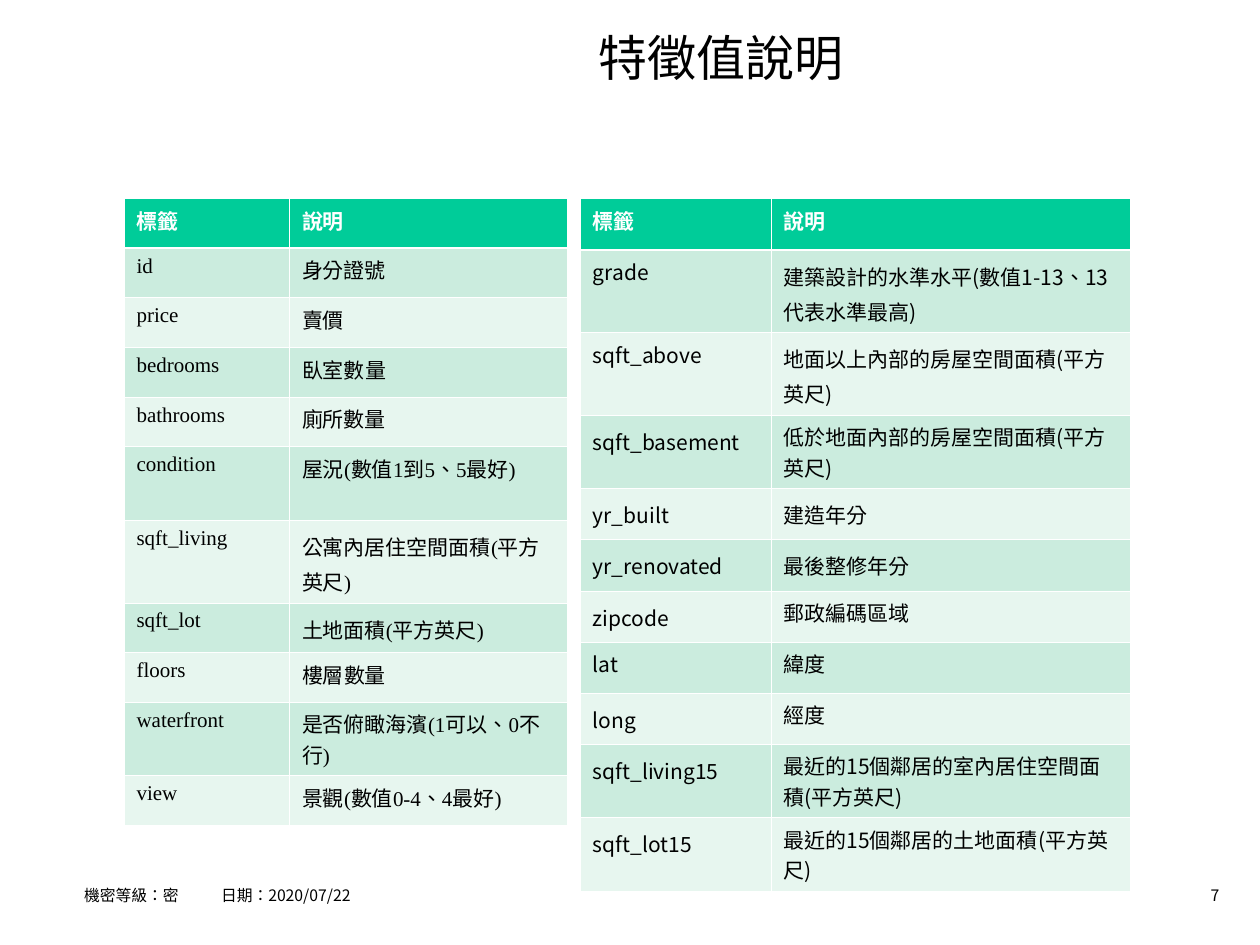
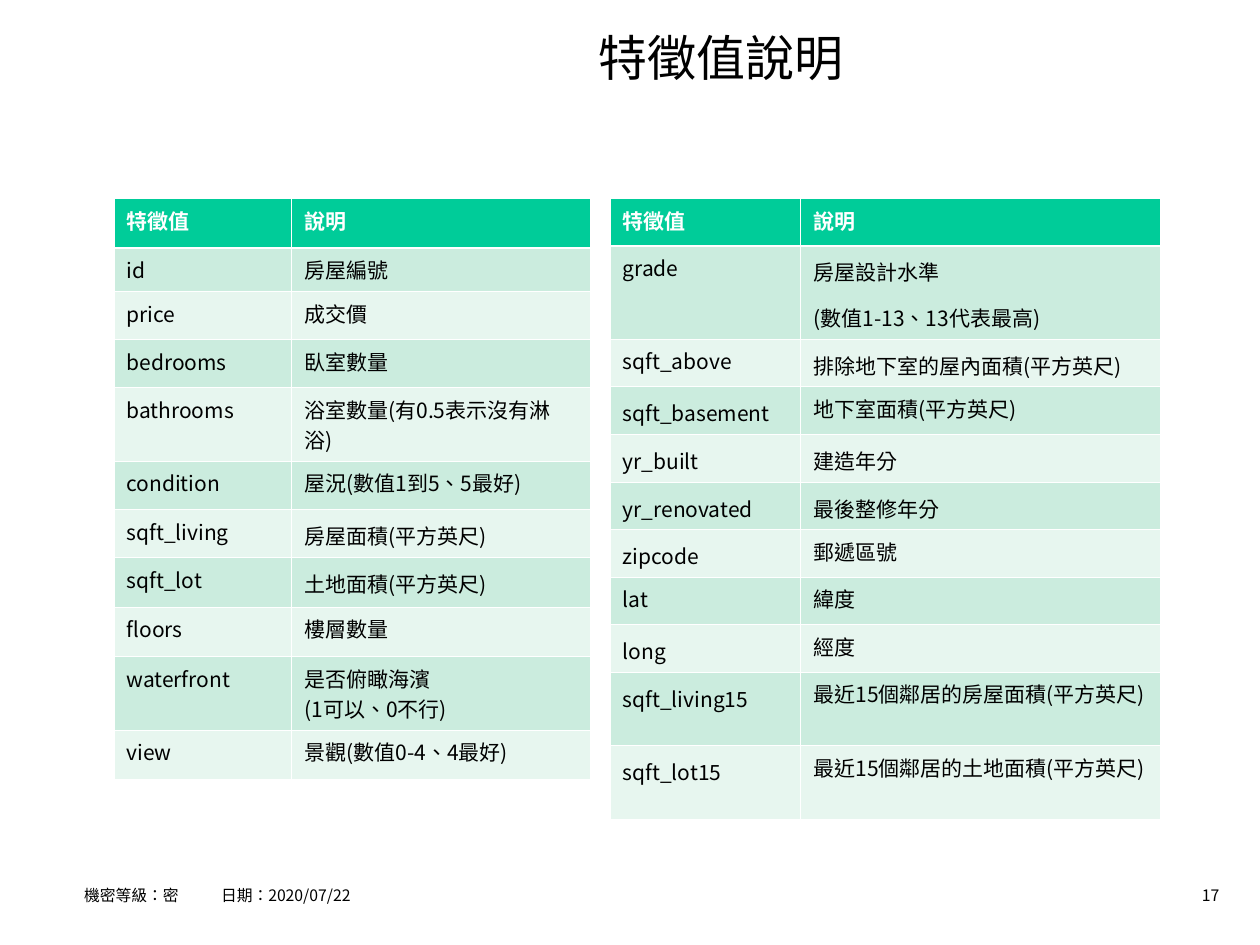
Before and after one commit to hrne/FINAL_REPORT, a slide deck: slide 17 of AI_Report/AI應用-不動產價格預測.ppt (slide 7 before the commit). Drawn at 1260x945 pixels with LibreOffice and Linux fonts; fonts in the diff are those of the drawing; background and template pictures are left out. Boxes give left, top, right and bottom in pixels: in the first picture for what was removed or moved away, otherwise in the second. Text is boxed around its words. In the diff, an @@ line names an element or a change of style, - is before the commit and + after.

```diff
--- a/AI_Report/AI應用-不動產價格預測.ppt
+++ b/AI_Report/AI應用-不動產價格預測.ppt
@@ table at (113,199,590,768) @@
-row 1, column 1: 標籤
+row 1, column 1: 特徵值
-row 2, column 2: 身分證號
+row 2, column 2: 房屋編號
-row 3, column 2: 賣價
+row 3, column 2: 成交價
-row 5, column 2: 廁所數量
+row 5, column 2: 浴室數量(有0.5表示沒有淋浴)
-row 7, column 2: 公寓內居住空間面積(平方英尺)
+row 7, column 2: 房屋面積(平方英尺)
-row 10, column 2: 是否俯瞰海濱(1可以、0不行)
+row 10, column 2: 是否俯瞰海濱 / (1可以、0不行)
@@ font Times New Roman to Noto Sans CJK SC in "說明", "id", "price", "bedrooms" and 12 more places @@
@@ table: place and size @@
-table at (123,199,566,815)
+table at (113,199,590,768)
@@ table at (610,199,1159,789) @@
-row 1, column 1: 標籤
+row 1, column 1: 特徵值
-row 2, column 2: 建築設計的水準水平(數值1-13、13代表水準最高)
+row 2, column 2: 房屋設計水準 / (數值1-13、13代表最高)
-row 3, column 2: 地面以上內部的房屋空間面積(平方英尺)
+row 3, column 2: 排除地下室的屋內面積(平方英尺)
-row 4, column 2: 低於地面內部的房屋空間面積(平方英尺)
+row 4, column 2: 地下室面積(平方英尺)
-row 7, column 2: 郵政編碼區域
+row 7, column 2: 郵遞區號
-row 10, column 2: 最近的15個鄰居的室內居住空間面積(平方英尺)
+row 10, column 2: 最近15個鄰居的房屋面積(平方英尺)
-row 11, column 2: 最近的15個鄰居的土地面積(平方英尺)
+row 11, column 2: 最近15個鄰居的土地面積(平方英尺)
@@ font Times New Roman to Noto Sans CJK SC in "說明" @@
@@ table: place and size @@
-table at (581,199,1130,886)
+table at (610,199,1159,789)
@@ page number at (1202,889,1219,901): text changed @@
-7
+17
```
Also in this commit, not shown: 15 other slides changed, 16 slides added, 9 slides removed, 14 other files.
